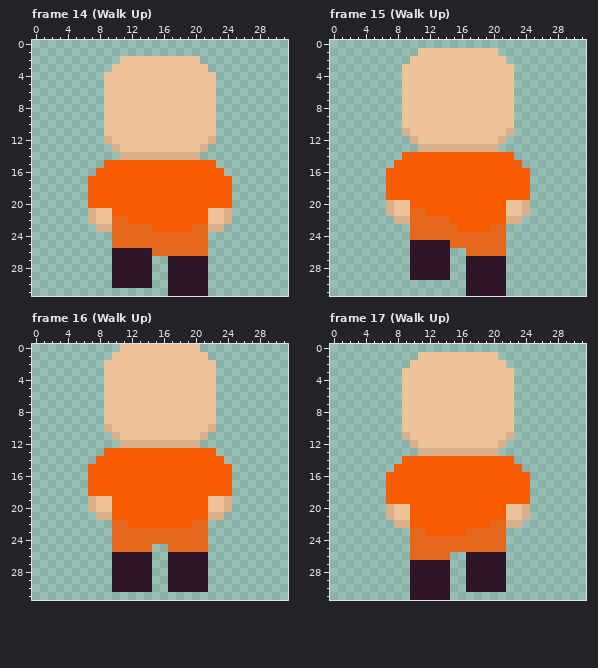
One commit to this pixel-art file: Aseprite files/Criminal/Robin banks.aseprite. The first picture shows the starting point.
32x32 pixels, 28 frames. Shown: frame 14 (Walk Up), frame 15 (Walk Up), frame 16 (Walk Up), frame 17 (Walk Up). The commit also changed other frames, which this record leaves out.
The same view after the edit:
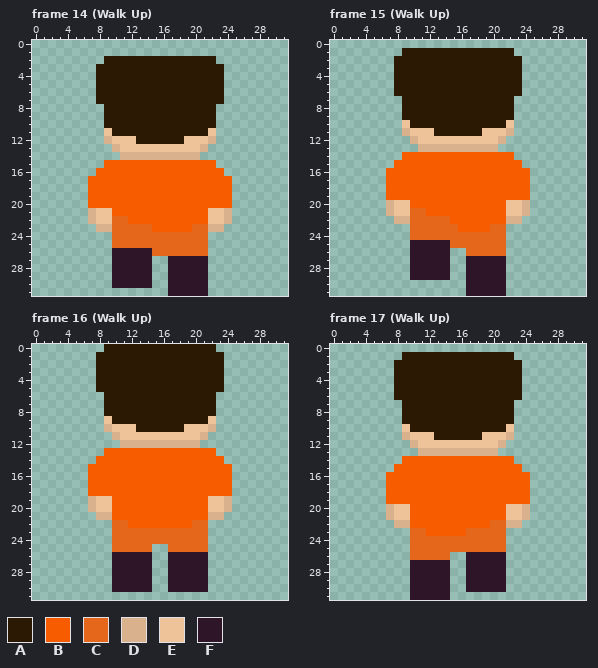
Palette (. is transparent): A #2c1903  B #f75d00  C #e5671b  D #d9b28d  E #eec39a  F #2e1527
Diff:
layer "Beard Man" now shown
--- frame 14 (Walk Up), layer "Beard Man"
@@ x 6..25 @@
  1 ....................
- 2 .....EEEEEEEEEE.....
- 3 ....EEEEEEEEEEEE....
- 4 ...EEEEEEEEEEEEEE...
- 5 ...EEEEEEEEEEEEEE...
- 6 ...EEEEEEEEEEEEEE...
- 7 ...EEEEEEEEEEEEEE...
- 8 ...EEEEEEEEEEEEEE...
- 9 ...EEEEEEEEEEEEEE...
-10 ...EEEEEEEEEEEEEE...
-11 ...EEEEEEEEEEEEEE...
-12 ...DEEEEEEEEEEEED...
+ 2 ...AAAAAAAAAAAAAA...
+ 3 ..AAAAAAAAAAAAAAAA..
+ 4 ..AAAAAAAAAAAAAAAA..
+ 5 ..AAAAAAAAAAAAAAAA..
+ 6 ..AAAAAAAAAAAAAAAA..
+ 7 ..AAAAAAAAAAAAAAAA..
+ 8 ...AAAAAAAAAAAAAA...
+ 9 ...AAAAAAAAAAAAAA...
+10 ...AAAAAAAAAAAAAA...
+11 ...EAAAAAAAAAAAAE...
+12 ...DEEEAAAAAAEEED...
 13 ....DEEEEEEEEEED....
--- frame 15 (Walk Up), layer "Beard Man"
@@ x 6..25 @@
  0 ....................
- 1 .....EEEEEEEEEE.....
- 2 ....EEEEEEEEEEEE....
- 3 ...EEEEEEEEEEEEEE...
- 4 ...EEEEEEEEEEEEEE...
- 5 ...EEEEEEEEEEEEEE...
- 6 ...EEEEEEEEEEEEEE...
- 7 ...EEEEEEEEEEEEEE...
- 8 ...EEEEEEEEEEEEEE...
- 9 ...EEEEEEEEEEEEEE...
-10 ...EEEEEEEEEEEEEE...
-11 ...DEEEEEEEEEEEED...
+ 1 ...AAAAAAAAAAAAAA...
+ 2 ..AAAAAAAAAAAAAAAA..
+ 3 ..AAAAAAAAAAAAAAAA..
+ 4 ..AAAAAAAAAAAAAAAA..
+ 5 ..AAAAAAAAAAAAAAAA..
+ 6 ..AAAAAAAAAAAAAAAA..
+ 7 ...AAAAAAAAAAAAAA...
+ 8 ...AAAAAAAAAAAAAA...
+ 9 ...AAAAAAAAAAAAAA...
+10 ...EAAAAAAAAAAAAE...
+11 ...DEEEAAAAAAEEED...
 12 ....DEEEEEEEEEED....
--- frame 16 (Walk Up), layer "Beard Man"
@@ x 6..25 @@
- 0 .....EEEEEEEEEE.....
- 1 ....EEEEEEEEEEEE....
- 2 ...EEEEEEEEEEEEEE...
- 3 ...EEEEEEEEEEEEEE...
- 4 ...EEEEEEEEEEEEEE...
- 5 ...EEEEEEEEEEEEEE...
- 6 ...EEEEEEEEEEEEEE...
- 7 ...EEEEEEEEEEEEEE...
- 8 ...EEEEEEEEEEEEEE...
- 9 ...EEEEEEEEEEEEEE...
-10 ...DEEEEEEEEEEEED...
+ 0 ...AAAAAAAAAAAAAA...
+ 1 ..AAAAAAAAAAAAAAAA..
+ 2 ..AAAAAAAAAAAAAAAA..
+ 3 ..AAAAAAAAAAAAAAAA..
+ 4 ..AAAAAAAAAAAAAAAA..
+ 5 ..AAAAAAAAAAAAAAAA..
+ 6 ...AAAAAAAAAAAAAA...
+ 7 ...AAAAAAAAAAAAAA...
+ 8 ...AAAAAAAAAAAAAA...
+ 9 ...EAAAAAAAAAAAAE...
+10 ...DEEEAAAAAAEEED...
 11 ....DEEEEEEEEEED....
--- frame 17 (Walk Up), layer "Beard Man": the same change as frame 15 (Walk Up)
Boxes around the changes in both pictures, in picture pixels (x1, y1, x2, y2):
changed: (96, 56, 224, 144)
changed: (394, 48, 522, 136)
changed: (96, 344, 224, 432)
changed: (394, 352, 522, 440)
